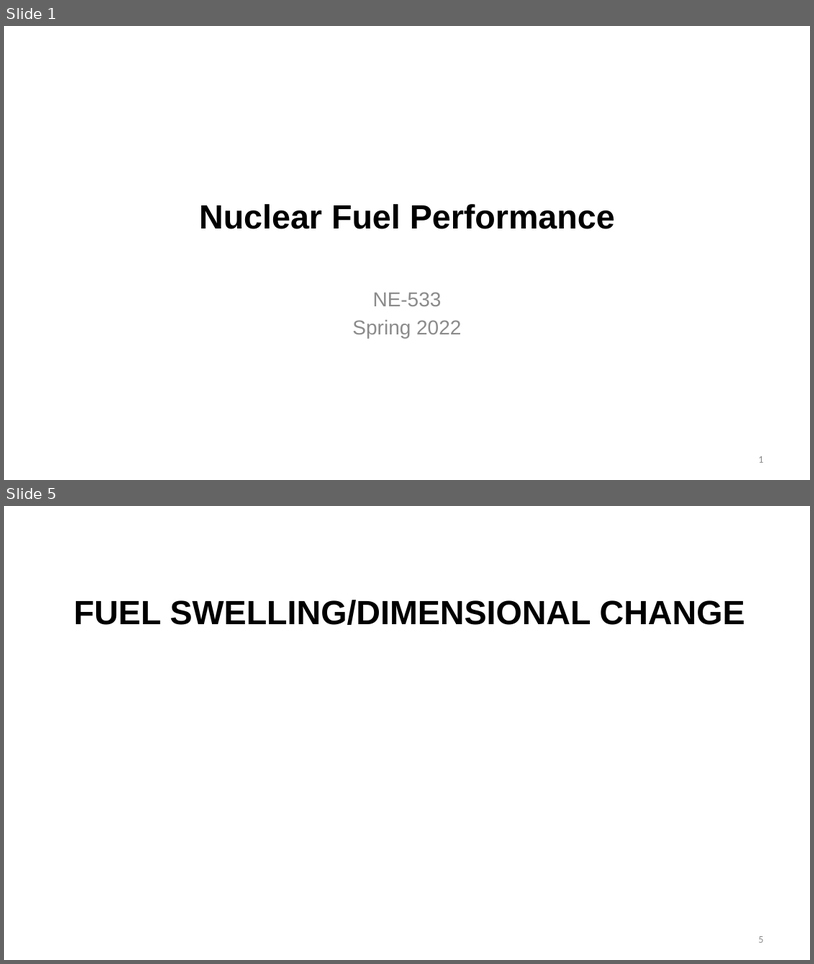
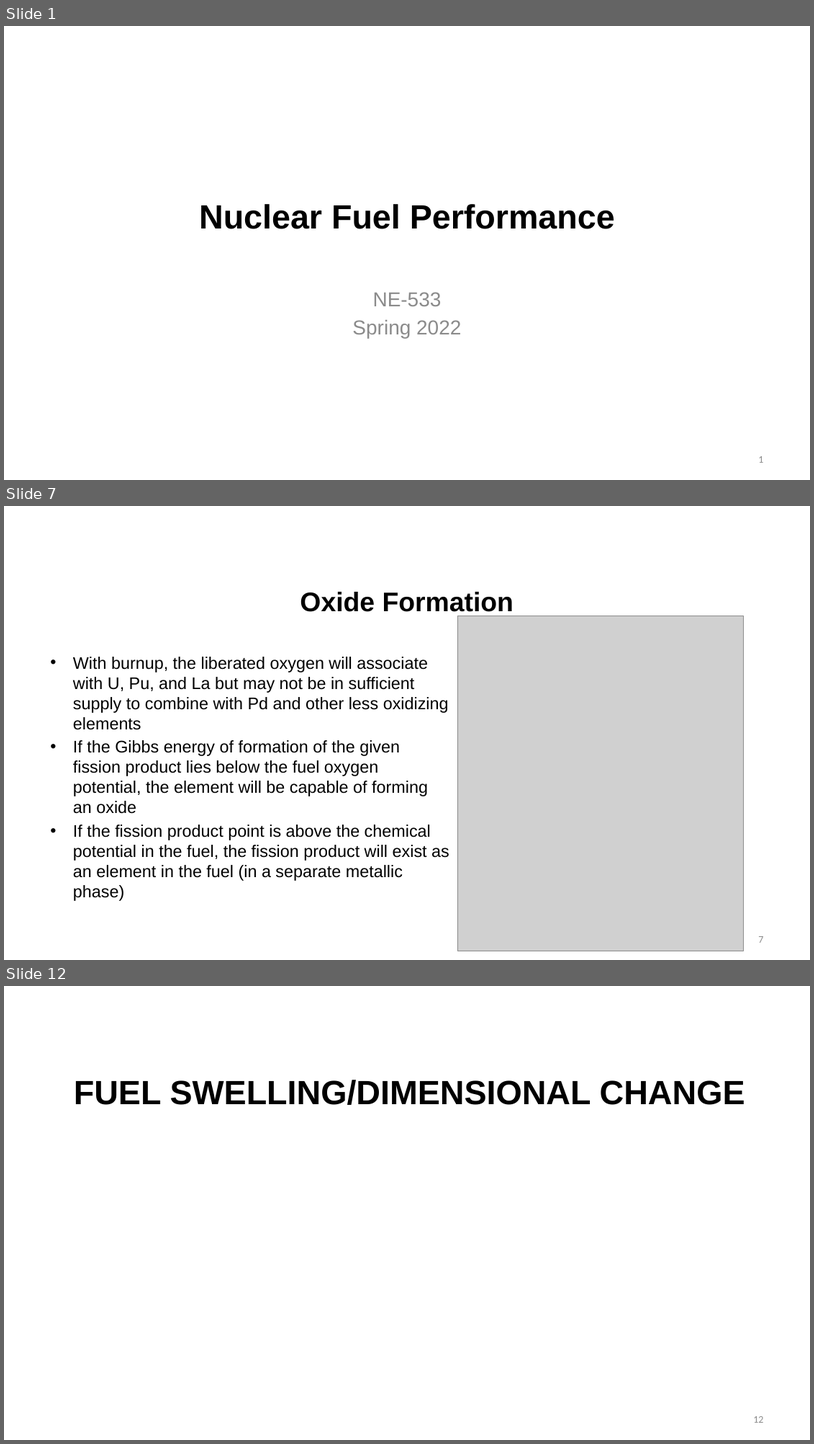
Before and after one commit to benbeeler/TEACHING, a slide deck: Nuclear_Fuel_Performance/NE533_Spring2022/section3/Lec14_swelling.pptx. Shown one above the other, each under a label of ours: slides 1 and 5 before the commit, slides 1, 7 and 12 after it; the slides between them are not shown. The pictures are 814x964 and 814x1444 pixels, drawn with LibreOffice and Linux fonts; fonts in the diff are those of the drawing; grey boxes stand for pictures; background and template pictures are left out. Boxes give left, top, right and bottom in pixels: in the first picture for what was removed or moved away, otherwise in the second. Text is boxed around its words. In the diff, an @@ line names an element or a change of style, - is before the commit and + after.

```diff
--- a/Nuclear_Fuel_Performance/NE533_Spring2022/section3/Lec14_swelling.pptx
+++ b/Nuclear_Fuel_Performance/NE533_Spring2022/section3/Lec14_swelling.pptx
@@ slide 7 added at (4,506,810,960), background #FFFFFF @@
@@ title added at (300,592,514,617), 32 pt, text #000000, bold @@
+Oxide Formation
@@ picture added at (458,616,744,951) @@
@@ text added at (73,656,450,901), 20 pt, text #000000 @@
+• With burnup, the liberated oxygen will associate with U, Pu, and La but may not be in sufficient supply to combine with Pd and other less oxidizing elements
+• If the Gibbs energy of formation of the given fission product lies below the fuel oxygen potential, the element will be capable of forming an oxide
+• If the fission product point is above the chemical potential in the fuel, the fission product will exist as an element in the fuel (in a separate metallic phase)
@@ page number added at (759,936,764,942), 12 pt, text #8C8C8C @@
+7
@@ what was slide 5 is now slide 12 @@
@@ page number at (754,1416,764,1422): text changed @@
-5
+12
```
Also in this commit, not shown: 3 slides changed, 6 other slides added, 25 other files.
